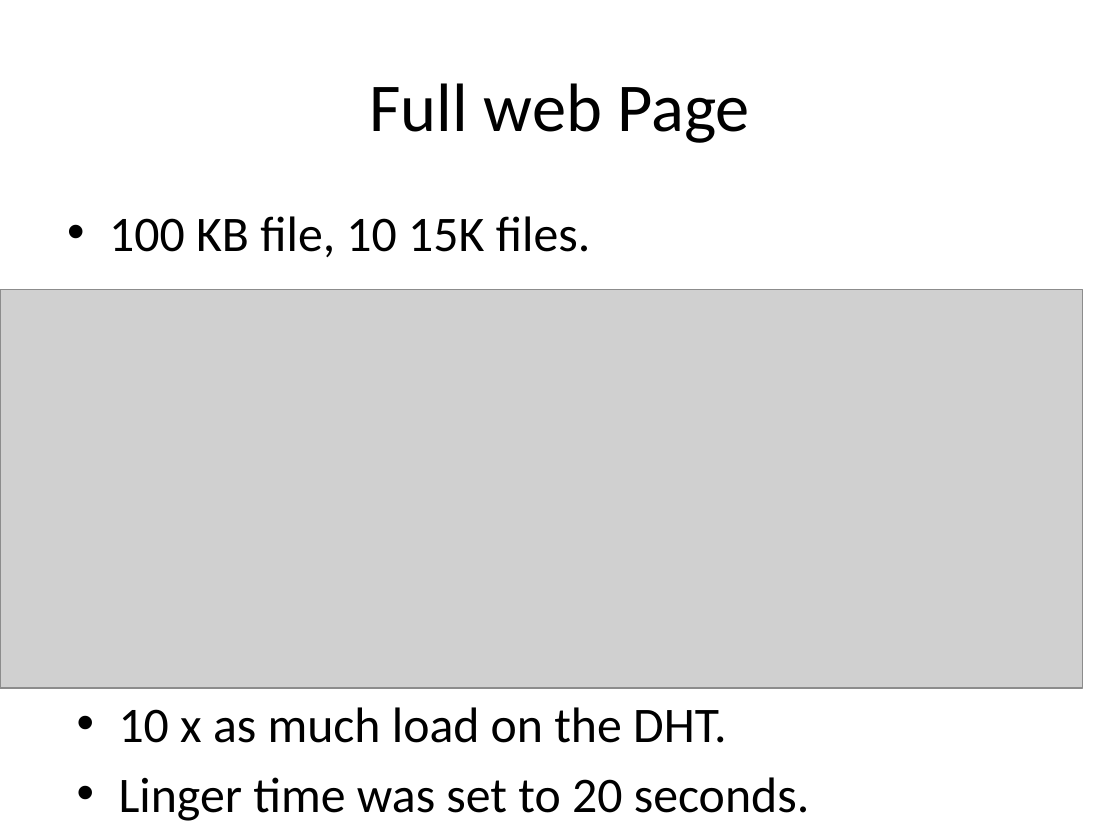
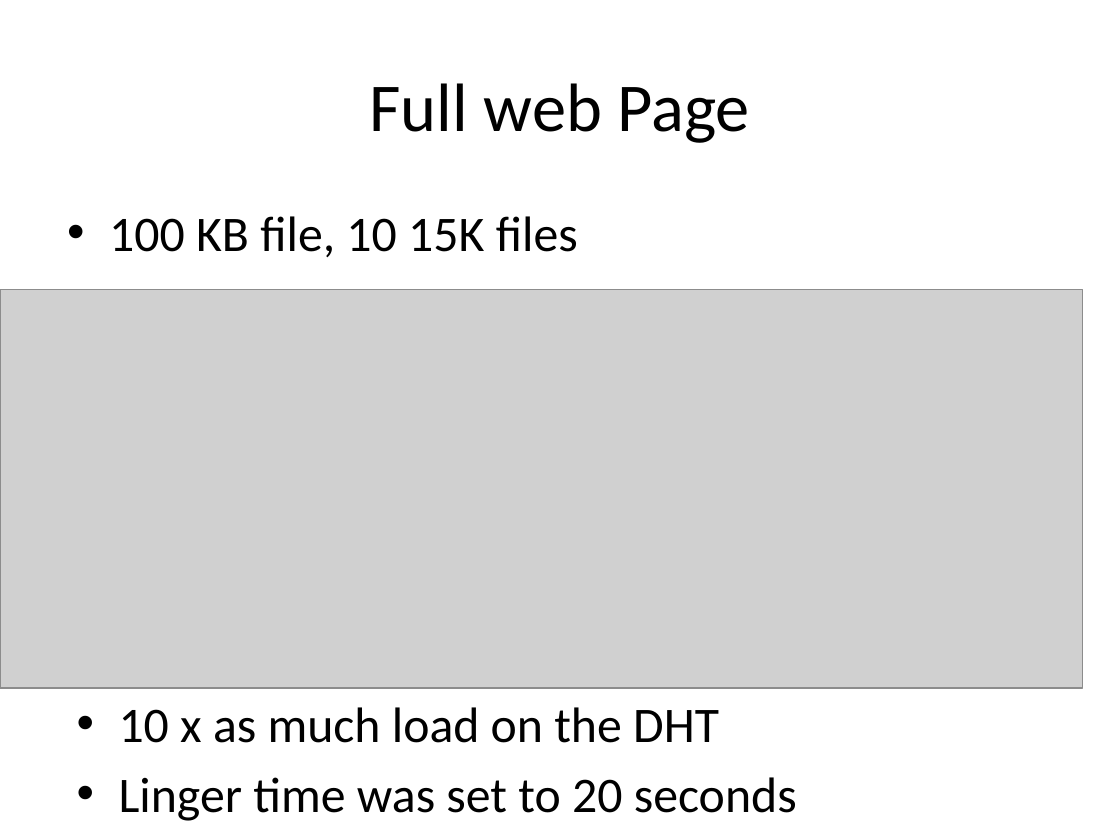
Before and after one commit to rdp/p2pwebclient, a slide deck: slide 26 of thesis_presentation/How to Make the Internet Faster.pptx. Drawn at 1120x840 pixels with LibreOffice and Linux fonts; fonts in the diff are those of the drawing; grey boxes stand for pictures. Boxes give left, top, right and bottom in pixels: in the first picture for what was removed or moved away, otherwise in the second. Text is boxed around its words. In the diff, an @@ line names an element or a change of style, - is before the commit and + after.

```diff
--- a/thesis_presentation/How to Make the Internet Faster.pptx
+++ b/thesis_presentation/How to Make the Internet Faster.pptx
@@ text at box(109, 216, 578, 257): text changed @@
-• 100 KB file, 10 15K files.
+• 100 KB file, 10 15K files
@@ text at box(119, 707, 797, 821): text changed @@
-• 10 x as much load on the DHT.
-• Linger time was set to 20 seconds.
+• 10 x as much load on the DHT
+• Linger time was set to 20 seconds
```
Also in this commit, not shown: 21 other slides changed, 1 other file.
